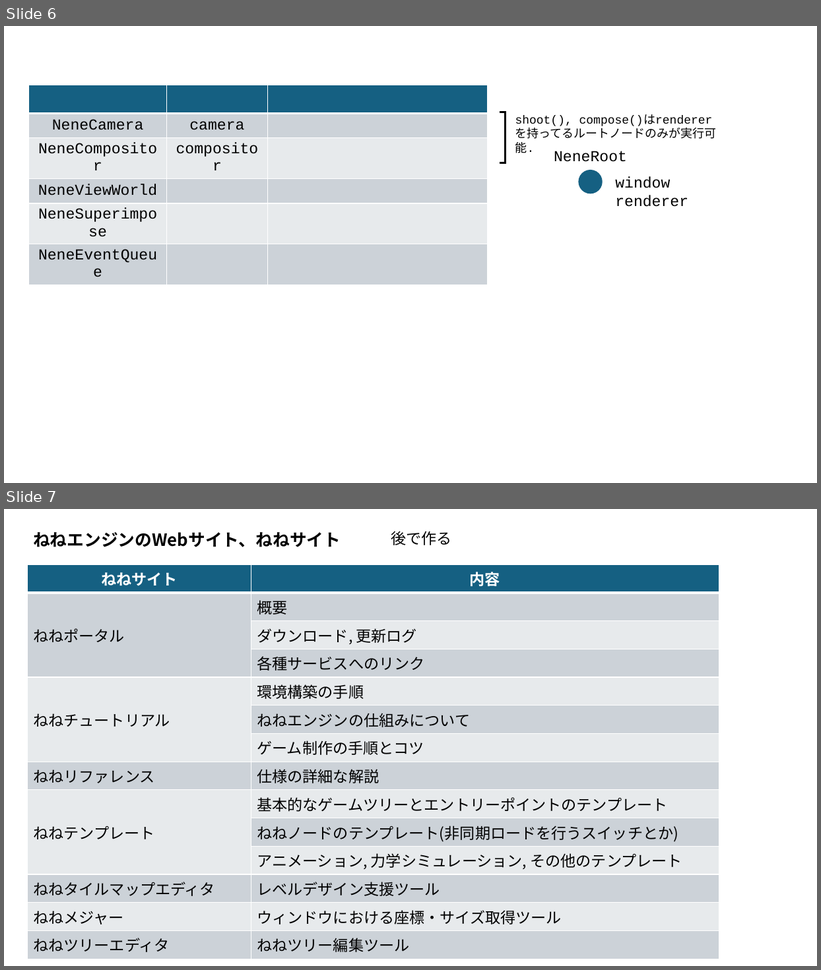
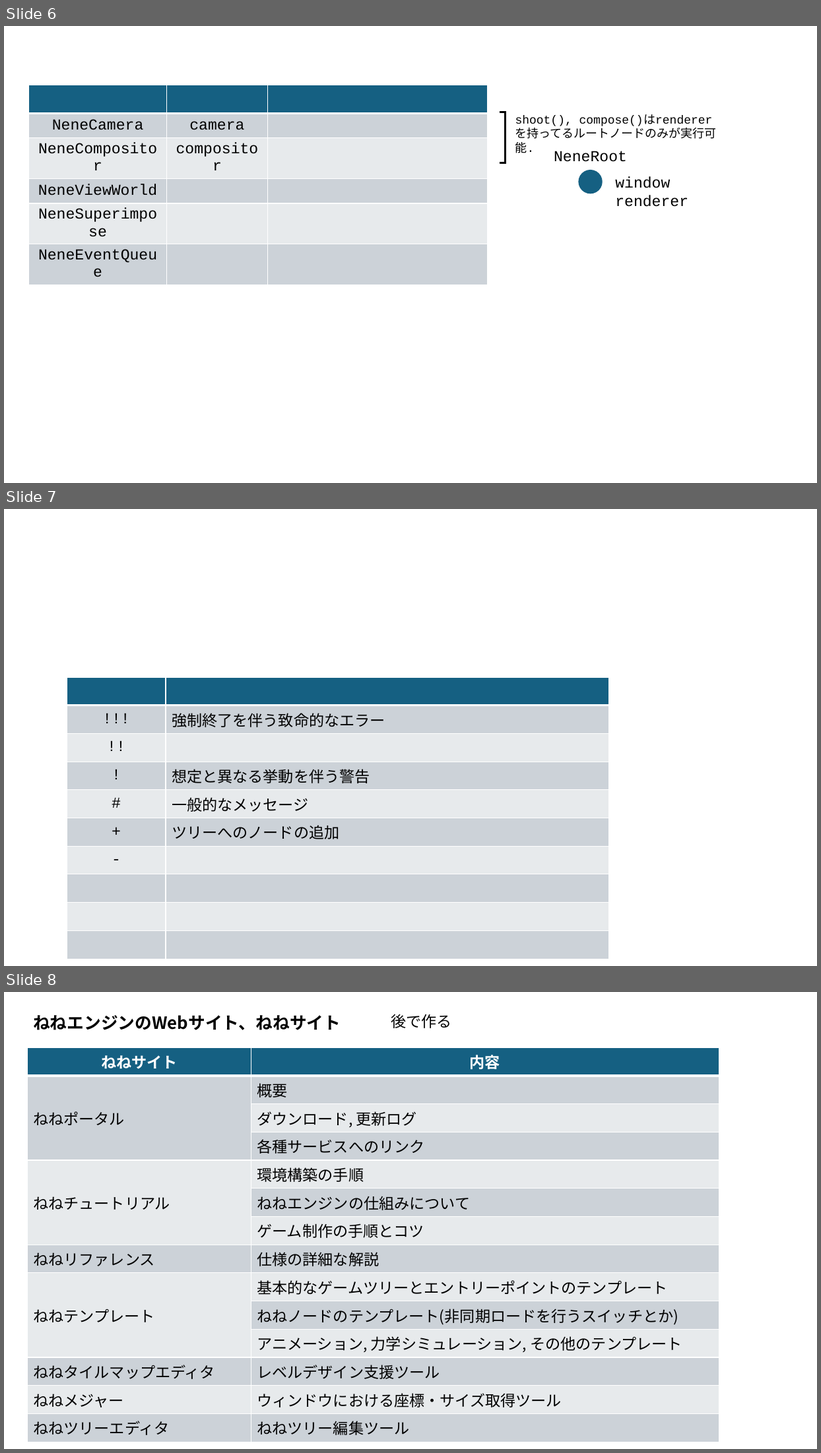
Before and after one commit to SakuraNeneCpp/NeneEngine, a slide deck: figs/slide.pptx. Shown one above the other, each under a label of ours: slides 6 and 7 before the commit, slides 6, 7 and 8 after it. The pictures are 821x970 and 821x1453 pixels, drawn with LibreOffice and Linux fonts; fonts in the diff are those of the drawing. Boxes give left, top, right and bottom in pixels: in the first picture for what was removed or moved away, otherwise in the second. Text is boxed around its words. In the diff, an @@ line names an element or a change of style, - is before the commit and + after.

```diff
--- a/figs/slide.pptx
+++ b/figs/slide.pptx
@@ slide 7 added at (4, 509, 817, 966), background #FFFFFF @@
@@ table added at (67, 677, 609, 925), 10 rows, 2 columns @@
+ | 
+!!! | 強制終了を伴う致命的なエラー
+!! | 
+! | 想定と異なる挙動を伴う警告
+# | 一般的なメッセージ
++ | ツリーへのノードの追加
+- | 
+ | 
+ | 
+ | 
@@ what was slide 7 is now slide 8 @@
```
Also in this commit, not shown: 2 other files.
